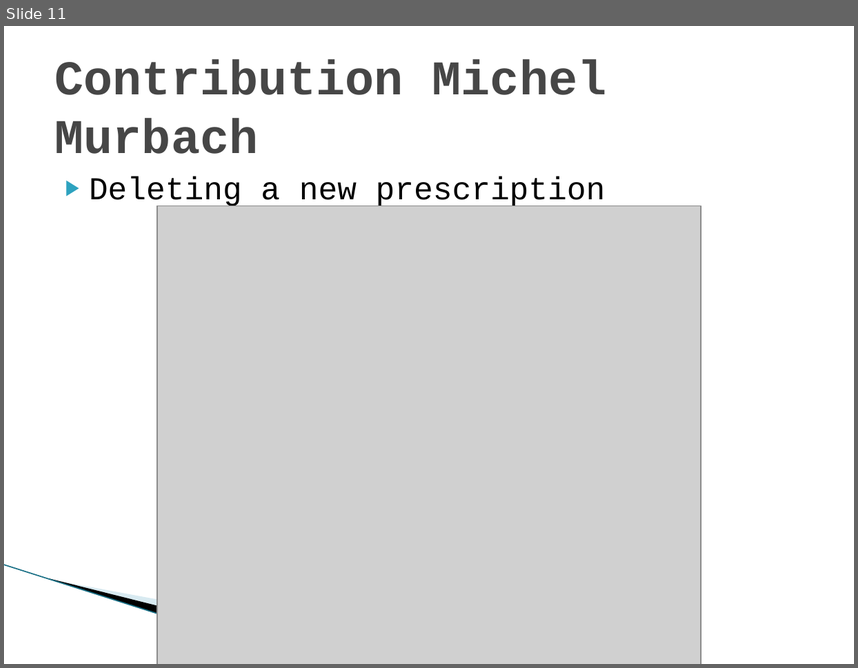
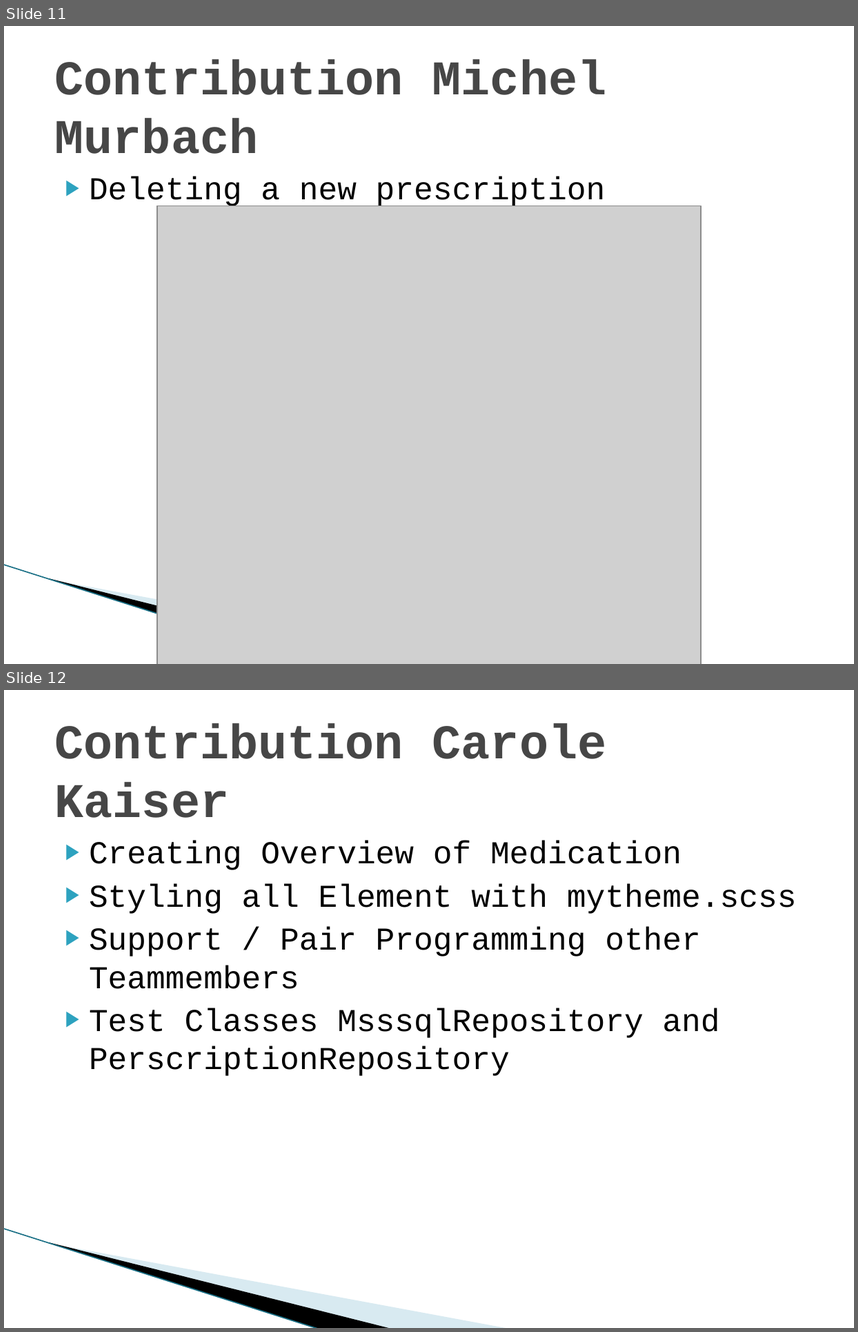
Before and after one commit to MarwinPhilips/ch.bfh.btx8081.w2015.schwarz, a slide deck: Documents/Task 14/Task 14.pptx. Shown one above the other, each under a label of ours: slide 11 before the commit, slides 11 and 12 after it. The pictures are 858x668 and 858x1332 pixels, drawn with LibreOffice and Linux fonts; fonts in the diff are those of the drawing; grey boxes stand for pictures; background and template pictures are left out. Boxes give left, top, right and bottom in pixels: in the first picture for what was removed or moved away, otherwise in the second. Text is boxed around its words. In the diff, an @@ line names an element or a change of style, - is before the commit and + after.

```diff
--- a/Documents/Task 14/Task 14.pptx
+++ b/Documents/Task 14/Task 14.pptx
@@ slide 12 added at <box>4,690,854,1328</box>, background #FFFFFF; not listed: 3 template elements that a slide beside it also shows @@
@@ title added at <box>55,724,606,818</box>, 41 pt, text #464646, bold @@
+Contribution Carole Kaiser
@@ text added at <box>89,840,797,1076</box>, 27 pt, text #000000 @@
+▶ Creating Overview of Medication
+▶ Styling all Element with mytheme.scss
+▶ Support / Pair Programming other Teammembers
+▶ Test Classes MsssqlRepository and PerscriptionRepository
```
Also in this commit, not shown: 1 slide removed.
